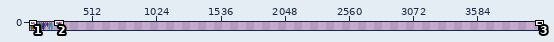
Sprite sheet: images/tiles.png. The first picture is a wide view before the edit; the outline marks the close-up.
Close-up. Old version:
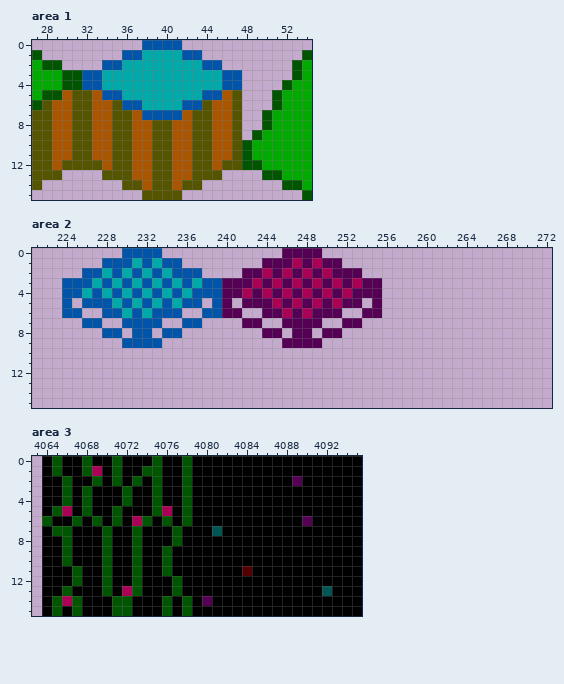
The file is 4096x16 pixels. Shown: area 1: x 27..54, y 0..15; area 2: x 221..272, y 0..15; area 3: x 4063..4095, y 0..15. The wide view leaves out empty margins.
Now the later version:
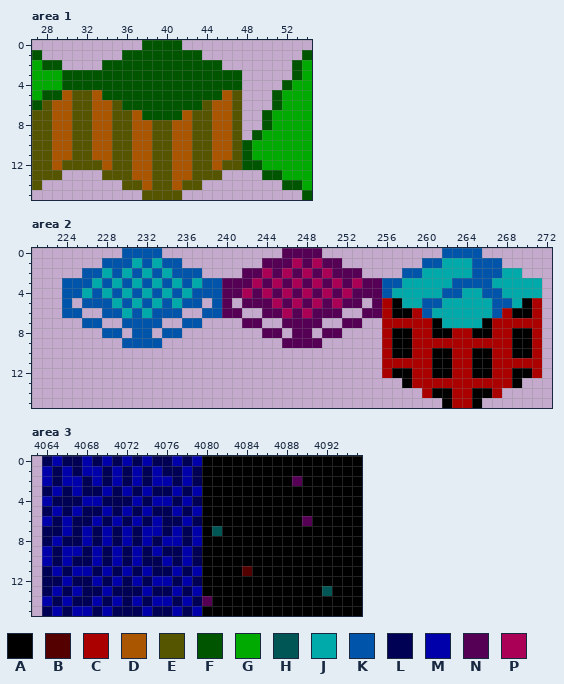
Palette (. is transparent): A #000000  B #550000  C #aa0000  D #aa5500  E #555500  F #005500  G #00aa00  H #005555  J #00aaaa  K #0055aa  L #000055  M #0000aa  N #550055  P #aa0055
What changed:
Area 1:
y 0: x 38..41 KKKK -> FFFF
y 1: x 36..43 KKJJJJKK -> FFFFFFFF
y 2: x 34..45 KKJJJJJJJJKK -> FFFFFFFFFFFF
y 3..4: x 32..47 KKJJJJJJJJJJJJKK -> FFFFFFFFFFFFFFFF
y 5: x 34..45 KKJJJJJJJJKK -> FFFFFFFFFFFF
y 6: x 36..43 KKJJJJKK -> FFFFFFFF
y 7: x 38..41 KKKK -> FFFF
Area 2:
y 0: x 262..265 .... -> KKKK
y 1: x 260..267 ........ -> KKJJJKKK
y 2: x 258..269 ............ -> KKJJJJJKKKJJ
y 3: x 256..271 ................ -> KKJJJJJKKKKJJJJJ
y 4: x 256..271 ................ -> KJJJJJKKJJKKJJJJ
y 5: x 256..271 ................ -> CAJJKKJJJJJKKJAC
y 6: x 256..271 ................ -> CAACKJJJJJJKCAAC
y 7: x 256..271 ................ -> CCCCCAJJJJACCCCC
y 8: x 256..271 ................ -> CAACCAACCAACCAAC
y 9: x 256..271 ................ -> CAACCCCCCCCCCAAC
y 10: x 256..271 ................ -> CAACCAACCAACCAAC
y 11: x 256..271 ................ -> CCCCCAACCAACCCCC
y 12: x 256..271 ................ -> CAACCAACCAACCAAC
y 13: x 258..269 ............ -> ACCCCCCCCCCA
y 14: x 260..267 ........ -> CAACCAAC
y 15: x 262..265 .... -> ACCA
Area 3:
y 0: x 4064..4079 AFAAFAAFAAAFAAFA -> LMLLMLMLMLMLLMLM
y 1: x 4064..4079 AFAAFPAFAAFFAAFA -> MLMLMMLMLMLMLLML
y 2: x 4064..4079 AAFAAFAFAFAFAAFA -> MLMMLMLMLMLMMLML
y 3: x 4064..4079 AAFAFAAAFAAFAAFA -> LMLMLLMLMLMLLMLM
y 4: x 4064..4079 AAFAFAAAFAAFAAFA -> MLLLMMLLLMLMMLML
y 5: x 4064..4079 AFPAFAAFAAAFPAFA -> LMLMLLMLMLMLLMLM
y 6: x 4064..4079 FAAFAFAFAPFAFAFA -> MLMLLMLMLMLMLLML
y 7: x 4064..4079 AFFAAAFAAFAAAFAA -> LLMLMLMLMLMMLMLM
y 8: x 4064..4079 AAFAAAFAAFAAAFAA -> LMLLMLMLMLMLMMLM
y 9: x 4064..4079 AAFAAAFAAFAAFAAA -> MLMMLMLMLMLMLLML
y 10: x 4064..4079 AAFAAAFAAFAAFAAA -> MLMLLMLMLMLLMLML
y 11: x 4064..4079 AAAFAAFAAFAAFAAA -> LMLMMLMLMLMLLMLM
y 12: x 4064..4079 AAAFAAFAAFAAAFAA -> LLMLLMLMLMLMMLML
y 13: x 4064..4079 AAFAAAFAPFAAAFAA -> LMLMLLMLLLMLLMLM
y 14: x 4064..4079 AFPFAAAFFAAAFAFA -> MLMLLMLMLMLMMLML
y 15: x 4064..4079 AFAFAAAFFAAAFAFA -> LMLMMLMLLLMLLMLM
Where, in picture pixels (left, top, right, bottom), the same in both close-ups:
changed: (82, 40, 242, 120)
added: (382, 248, 542, 408)
changed: (42, 456, 202, 616)
